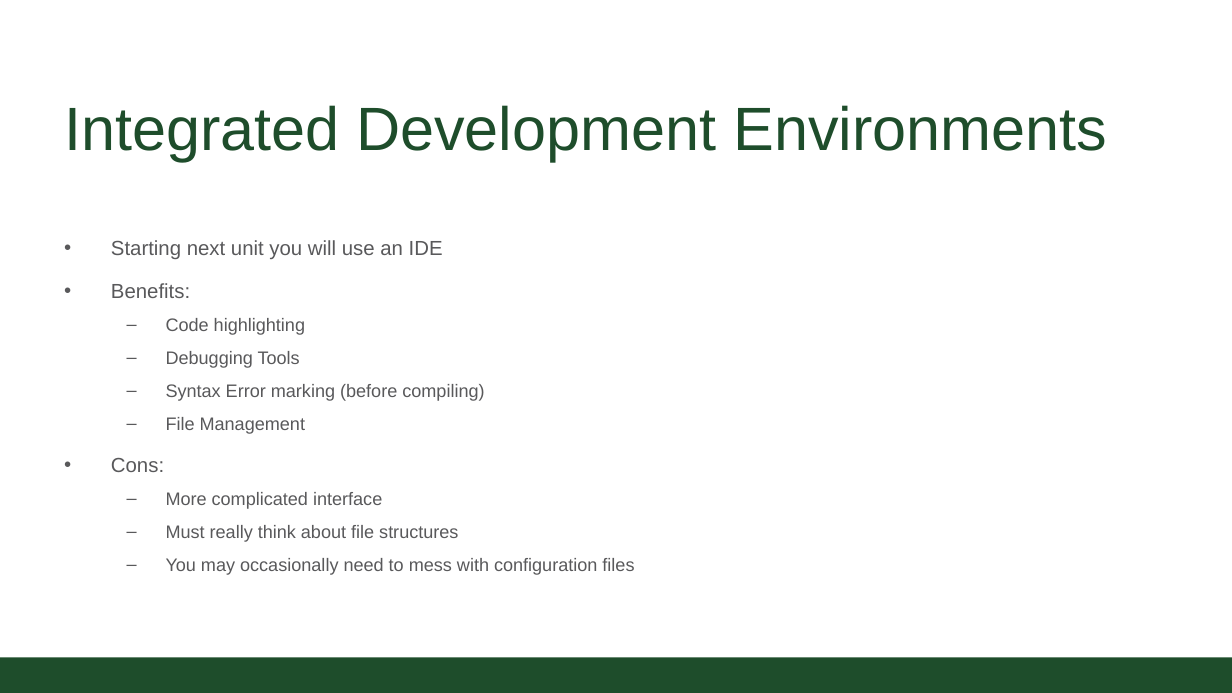
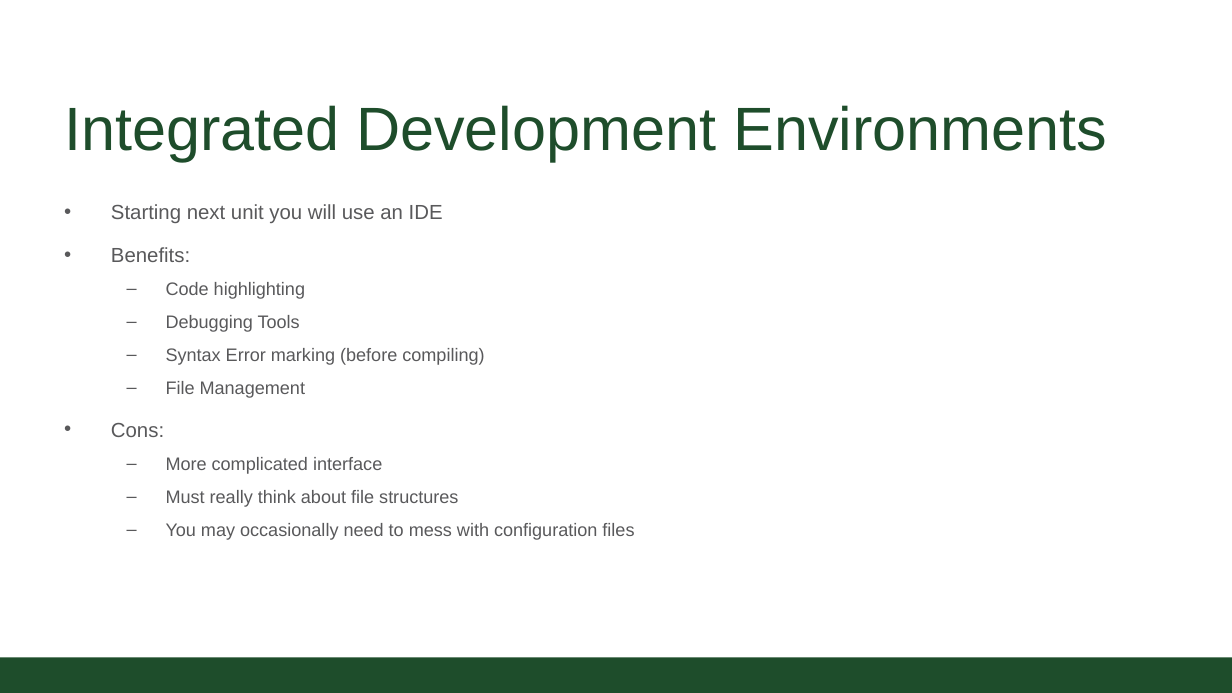
Before and after one commit to CSU-CompSci-CS163-4/Handouts, a slide deck: slide 8 of slides/On-Campus/04_01_GitHub_IDE.pptx. Drawn at 1232x693 pixels with LibreOffice and Linux fonts; fonts in the diff are those of the drawing; background and template pictures are left out. Boxes give left, top, right and bottom in pixels: in the first picture for what was removed or moved away, otherwise in the second. Text is boxed around its words. In the diff, an @@ line names an element or a change of style, - is before the commit and + after.

```diff
--- a/slides/On-Campus/04_01_GitHub_IDE.pptx
+++ b/slides/On-Campus/04_01_GitHub_IDE.pptx
@@ text "Starting next unit you will ..." moved from (x1=111, y1=240, x2=634, y2=575) to (x1=111, y1=204, x2=634, y2=540) @@
```
Also in this commit, not shown: 5 other slides changed.
